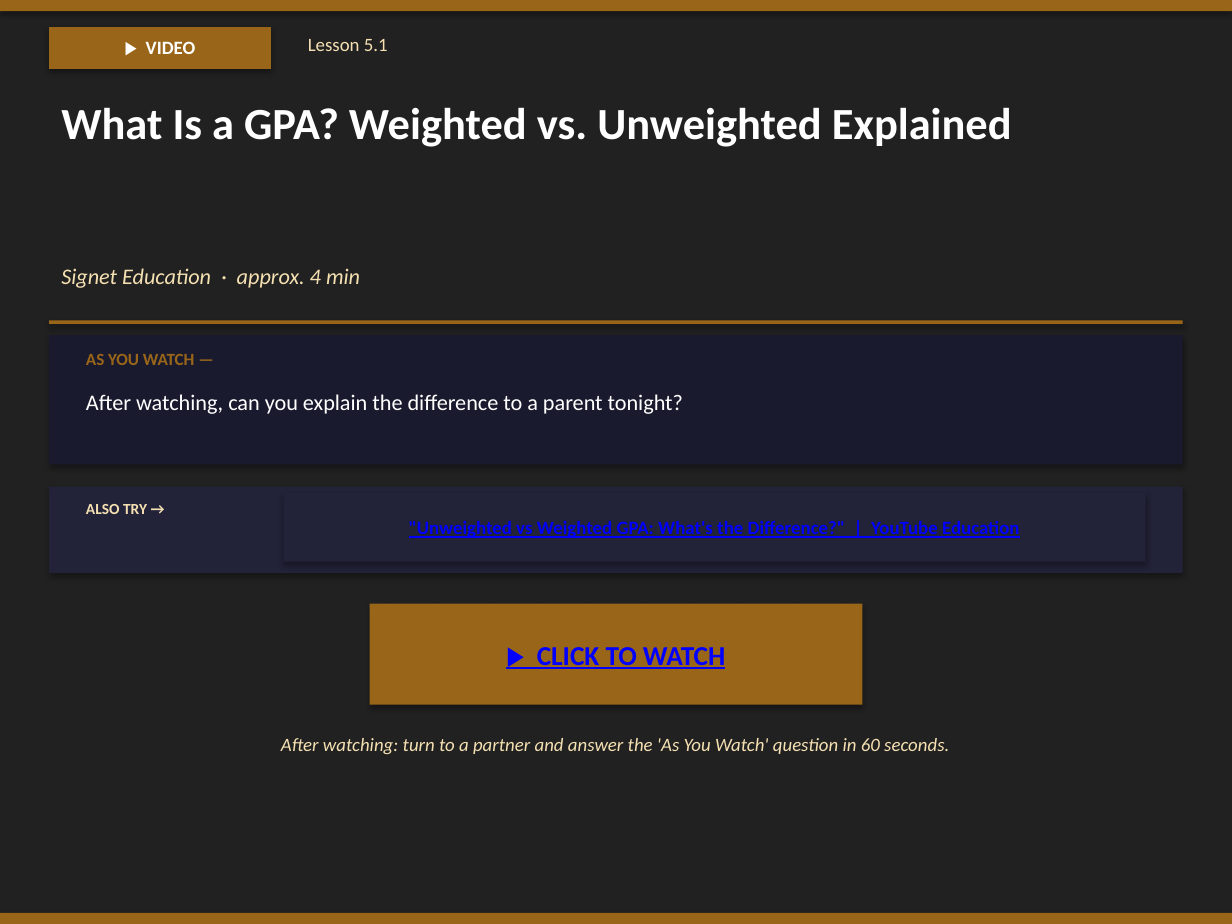
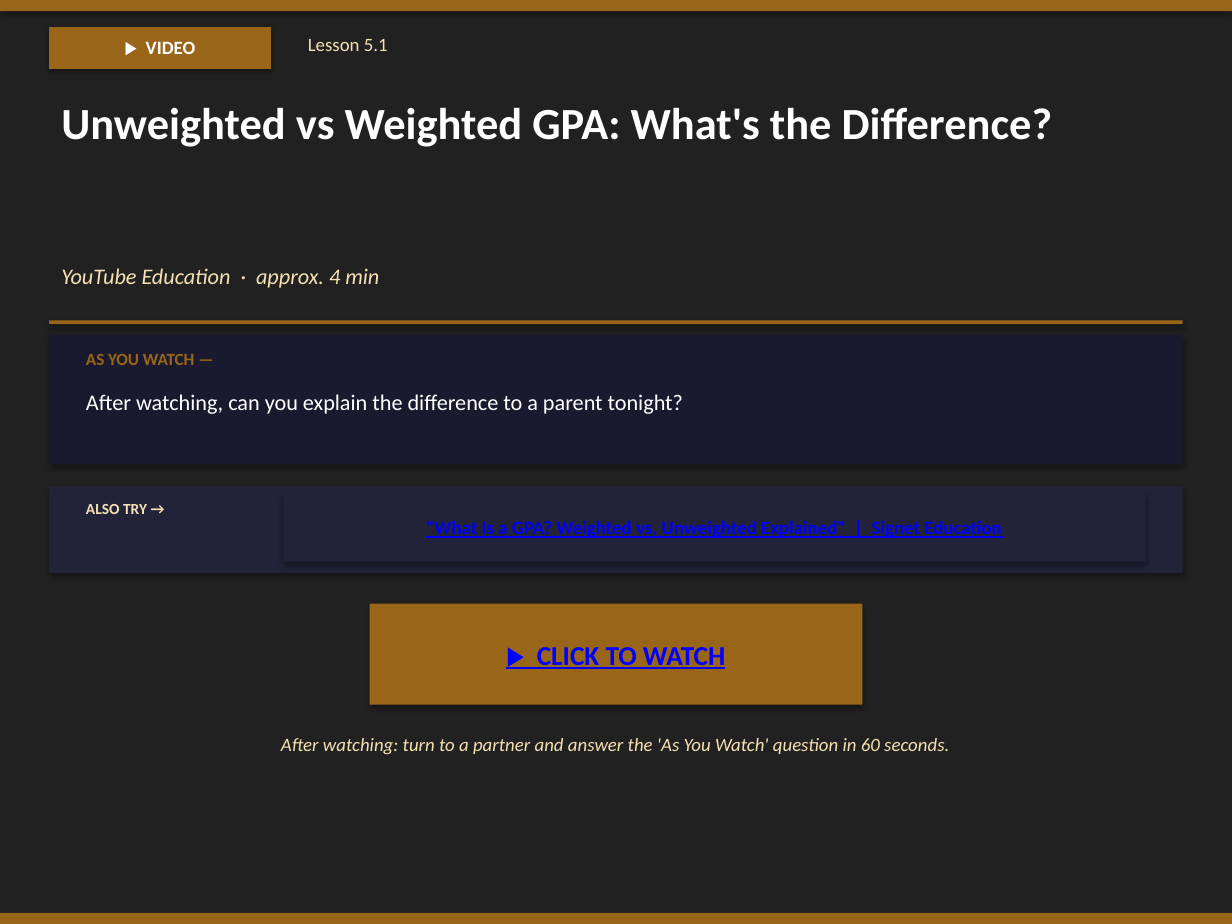
Before and after one commit to milesclawson/test-repo, a slide deck: slide 243 of downloads/warrior_prep_teacher_slides.pptx. Drawn at 1232x924 pixels with LibreOffice and Linux fonts; fonts in the diff are those of the drawing. Boxes give left, top, right and bottom in pixels: in the first picture for what was removed or moved away, otherwise in the second. Text is boxed around its words. In the diff, an @@ line names an element or a change of style, - is before the commit and + after.

```diff
--- a/downloads/warrior_prep_teacher_slides.pptx
+++ b/downloads/warrior_prep_teacher_slides.pptx
@@ text at bbox=[61, 107, 1052, 147]: text changed @@
-What Is a GPA? Weighted vs. Unweighted Explained
+Unweighted vs Weighted GPA: What's the Difference?
@@ text at bbox=[61, 268, 379, 288]: text changed @@
-Signet Education · approx. 4 min
+YouTube Education · approx. 4 min
@@ text in rectangle at bbox=[426, 521, 1001, 538]: text changed @@
-"Unweighted vs Weighted GPA: What's the Difference?" | YouTube Education
+"What Is a GPA? Weighted vs. Unweighted Explained" | Signet Education
```
Also in this commit, not shown: 10 other slides changed, 1 other file.
